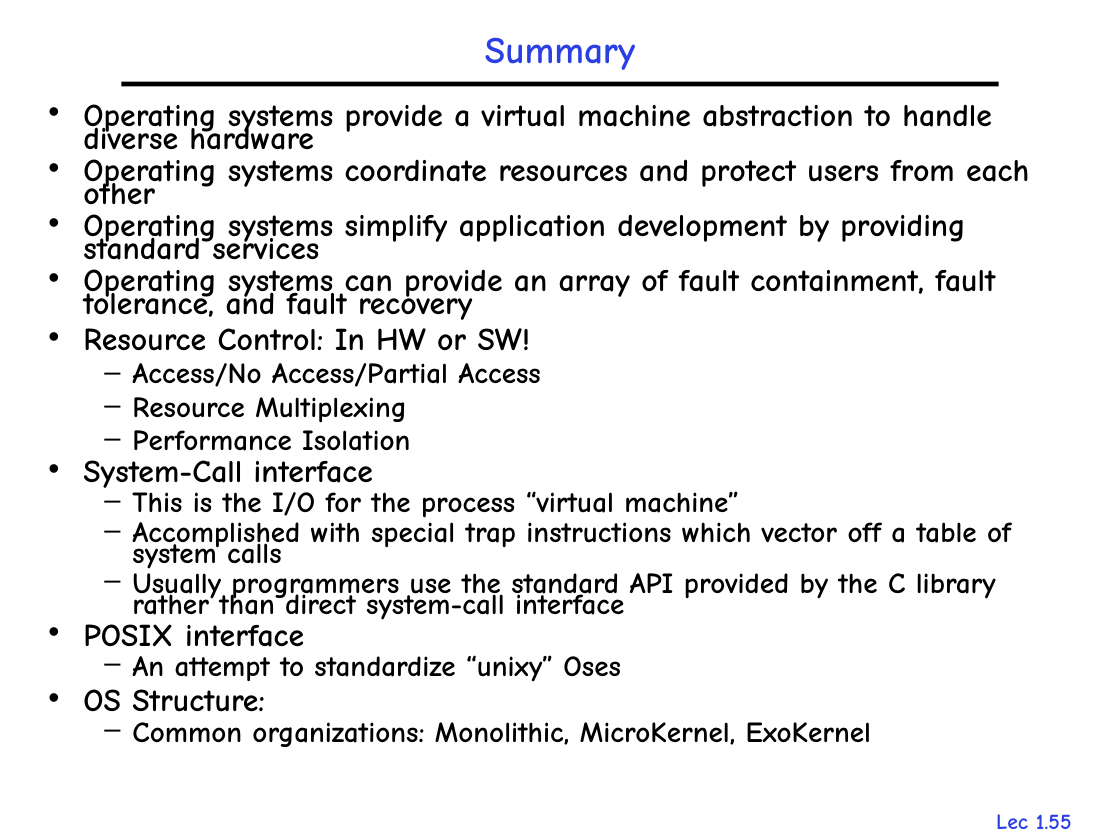
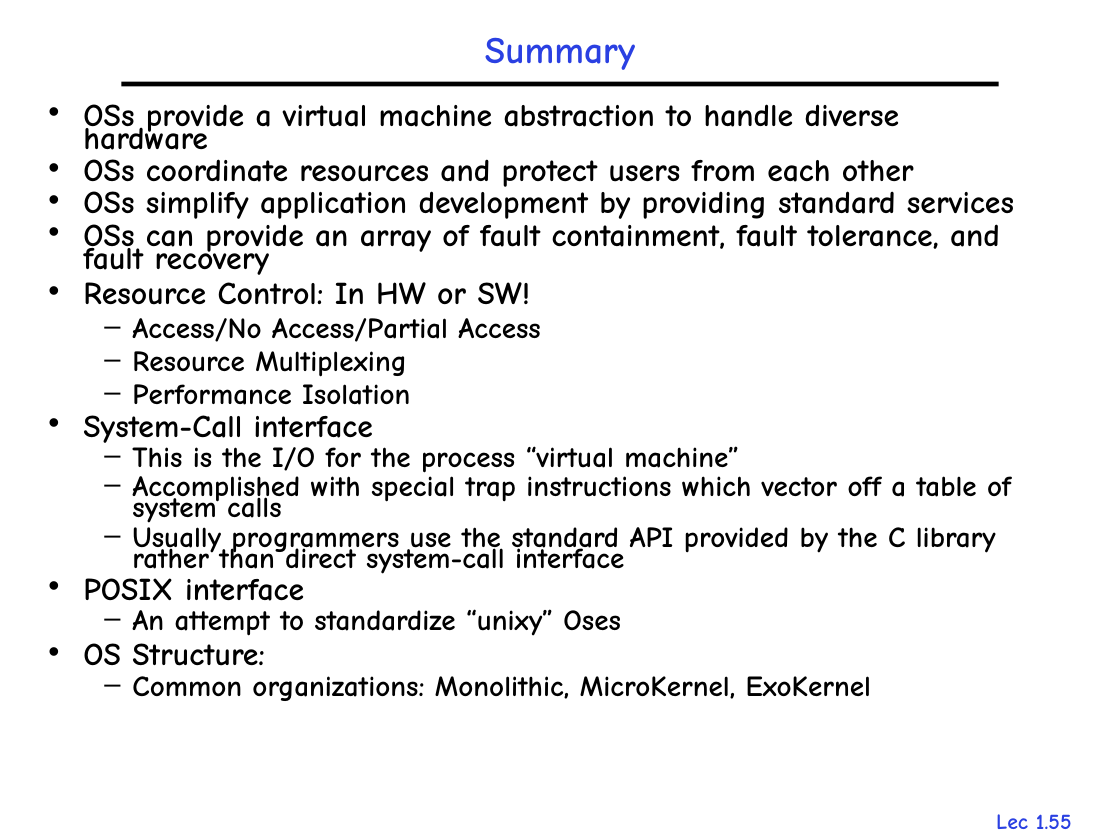
Before and after one commit to gulaoshi/gu.github.io, a slide deck: slide 55 of AdvOS/PPT+papers/L01-Overview.pptx. Drawn at 1120x840 pixels with LibreOffice and Linux fonts; fonts in the diff are those of the drawing. Boxes give left, top, right and bottom in pixels: in the first picture for what was removed or moved away, otherwise in the second. Text is boxed around its words. In the diff, an @@ line names an element or a change of style, - is before the commit and + after.

```diff
--- a/AdvOS/PPT+papers/L01-Overview.pptx
+++ b/AdvOS/PPT+papers/L01-Overview.pptx
@@ text at (x1=83, y1=104, x2=1014, y2=275): text changed @@
-• Operating systems provide a virtual machine abstraction to handle diverse hardware
-• Operating systems coordinate resources and protect users from each other
-• Operating systems simplify application development by providing standard services
-• Operating systems can provide an array of fault containment, fault tolerance, and fault recovery
+• OSs provide a virtual machine abstraction to handle diverse hardware
+• OSs coordinate resources and protect users from each other
+• OSs simplify application development by providing standard services
+• OSs can provide an array of fault containment, fault tolerance, and fault recovery
```
Also in this commit, not shown: 11 other slides changed, 6 other files.
